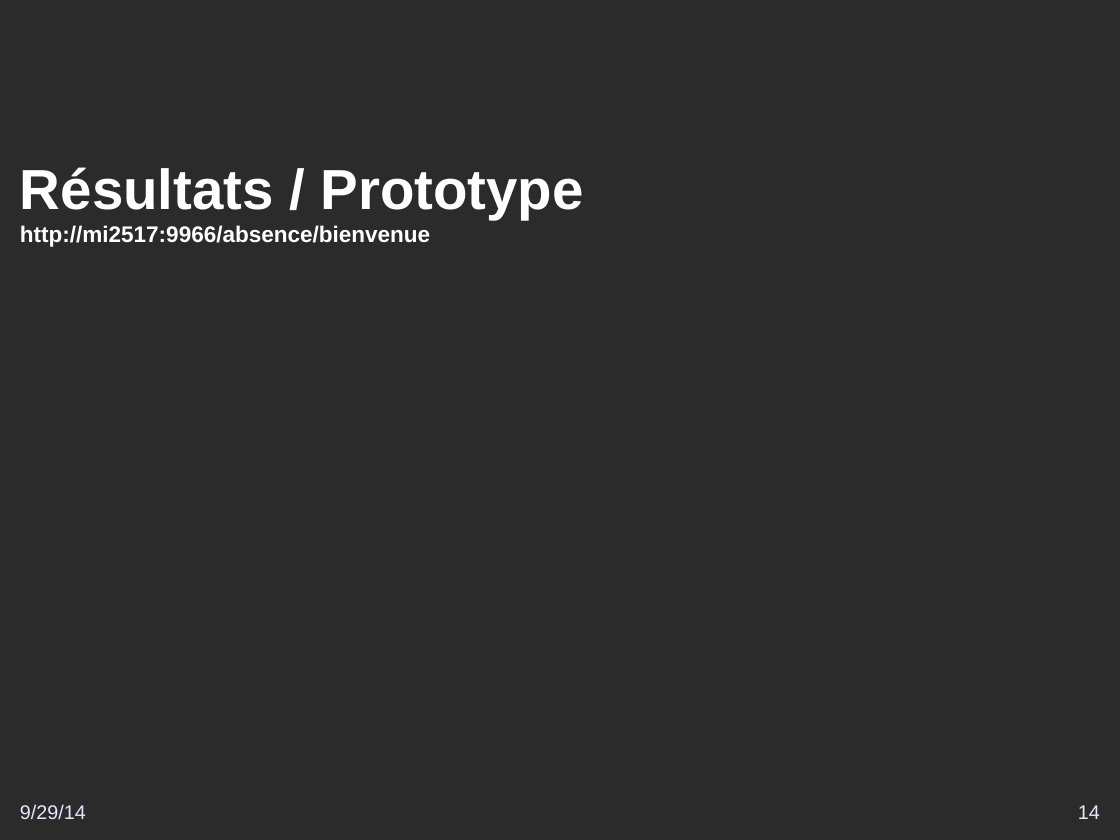
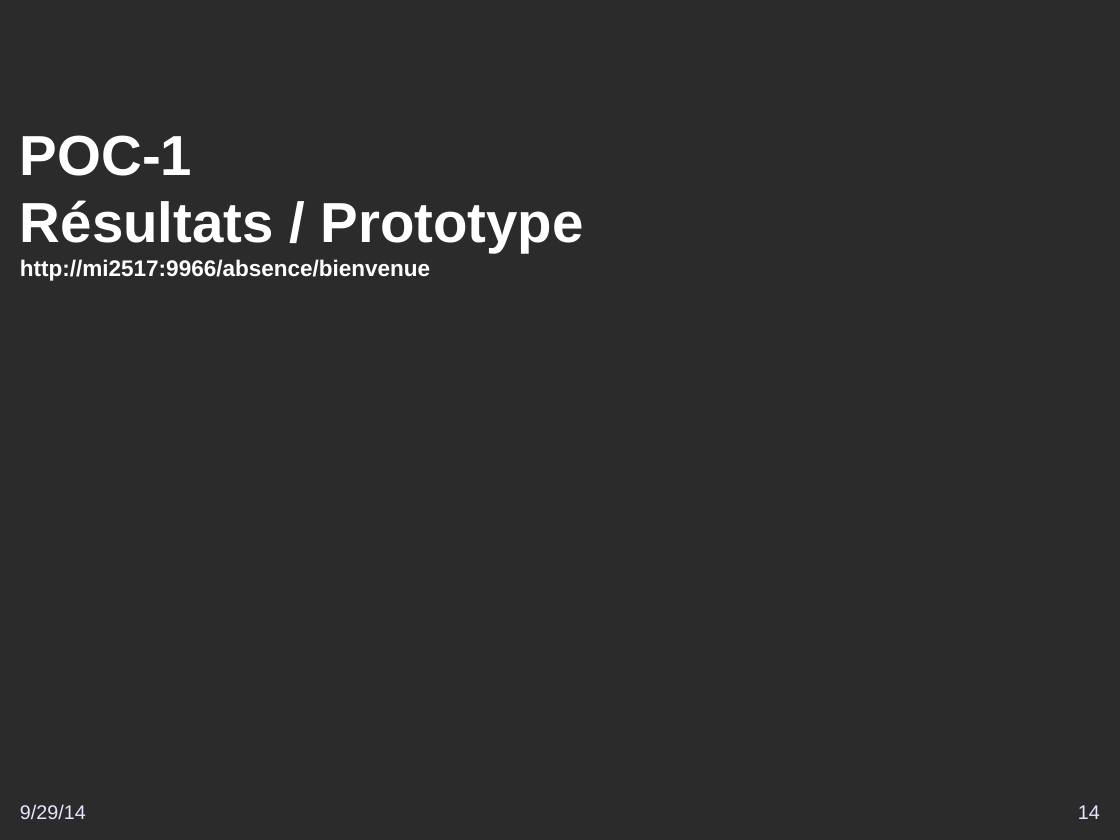
Before and after one commit to DSI-Ville-Noumea/sirh-kiosque-j2ee-old, a slide deck: slide 14 of src/site/resources/Vers_un_Kiosque_RH_J2EE.odp. Drawn at 1120x840 pixels with LibreOffice and Linux fonts; fonts in the diff are those of the drawing; background and template pictures are left out; a plain dark background stands for a picture behind light text. Boxes give left, top, right and bottom in pixels: in the first picture for what was removed or moved away, otherwise in the second. Text is boxed around its words. In the diff, an @@ line names an element or a change of style, - is before the commit and + after.

```diff
--- a/src/site/resources/Vers_un_Kiosque_RH_J2EE.odp
+++ b/src/site/resources/Vers_un_Kiosque_RH_J2EE.odp
@@ title at (x1=20, y1=135, x2=584, y2=281): text changed @@
-Résultats / Prototype
-http://mi2517:9966/absence/bienvenue
+POC-1
+Résultats / Prototype
+http://mi2517:9966/absence/bienvenue
```
Also in this commit, not shown: 8 other slides changed.
